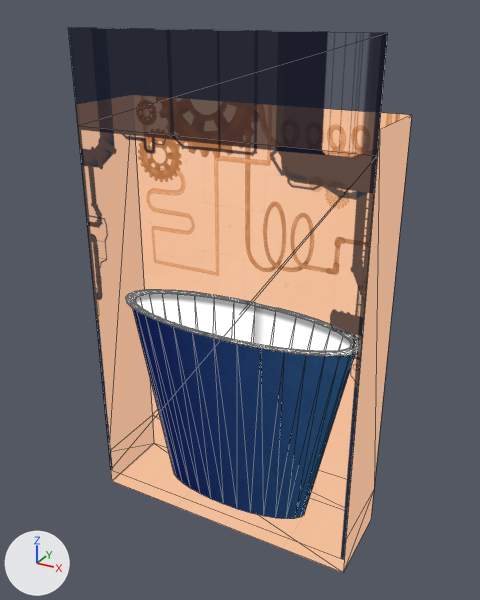
Before and after pictures for a commit that changed the glTF model public/assets/bounds/bounds.glb.
Camera for both pictures: a 50 mm camera at (6.93, -12.39, 4.73) aimed at (0.11, 0.01, -1.47). Arrows for +X, +Y and +Z are at lower left; the lights stay in place. Mesh edges are drawn as thin lines. Where no turn or scale is listed for an object, it has been applied to the vertices. Vertices at the same position are counted once.
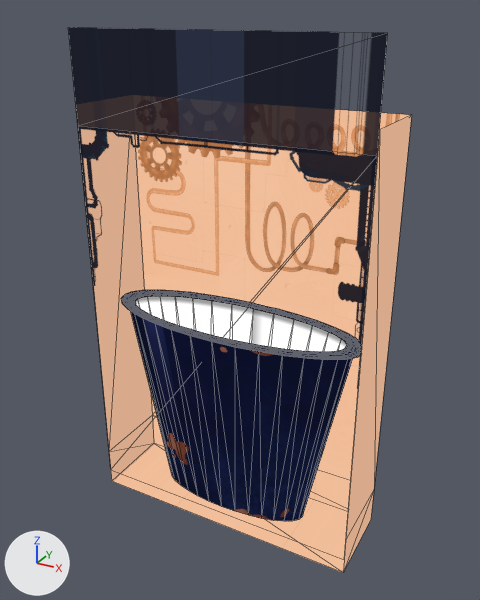
Commit message: add new bounds glb file

Boxes [x1, y1, x2, y2] around the edits, measured in the pictures (480 x 600 px):
'Plane', surface changed: [69, 28, 381, 560] in both
'Cylinder', surface changed, moved: before [133, 294, 355, 519]; after [131, 296, 353, 521]
'Cylinder.002', added: after [121, 290, 360, 360]
'Cylinder.001', reshaped, moved (not visible afterwards): before [125, 290, 358, 356]
part 1 of me_cylinder_002, built on: before [125, 297, 358, 356]

Patch to the scene script:
```diff
--- a/public/assets/bounds/bounds.glb.py
+++ b/public/assets/bounds/bounds.glb.py
@@ img_1er_plan_tuyaux_ok @@
+img_1er_plan_tuyaux_ok = load_image('1er-plan-tuyaux_OK', '_unpacked/1er-plan-tuyaux_OK', 1920, 2620, 'sRGB')
@@ img_whatsapp_image_2025_10_22_at_7_43_50_pm @@
+img_whatsapp_image_2025_10_22_at_7_43_50_pm = load_image('WhatsApp Image 2025-10-22 at 7.43.50 PM', '_unpacked/WhatsApp_Image_2025-10-22_at_7.43.50_PM', 1280, 1280, 'sRGB')
@@ mat_material_003 @@
 n5 = _N.new('ShaderNodeTexImage'); n5.name = 'Image Texture'
-n5.image = img_verre
+n5.image = img_whatsapp_image_2025_10_22_at_7_43_50_pm
 _L.new(n1.outputs[0], n3.inputs[0])  # 'Is Camera Ray' to 'Factor'
@@ mat_material_002 @@
 n6 = _N.new('ShaderNodeTexImage'); n6.name = 'Image Texture'
-n6.image = img_1er_plan_tuyaux
+n6.image = img_1er_plan_tuyaux_ok
 _L.new(n1.outputs[0], n3.inputs[0])  # 'Is Camera Ray' to 'Factor'
@@ mat_material_001 @@
+mat_material_001 = bpy.data.materials.new('Material.001')
+# nodes: BsdfTransparent, Emission, LightPath, MixShader, OutputMaterial
+# colours: black #0b1028
@@ me_cylinder_002 @@
 # used by ob_cylinder_001; location = (0.0, 0.0, -3.0)
-me_cylinder_002.from_pydata(...)  # 384 vertices, 768 faces; spans x -3.15..3.15, y -1.05..1.05, z 0.95..1.05
+me_cylinder_002.from_pydata(...)  # 429 vertices, 858 faces; spans x -3.14..3.12, y -1.05..1.05, z 0.95..1.05
+# me_cylinder_002 part 1: 43 vertices removed from x -3.15..3.15, y -1.05..1.05, z 0.95..1.05; 88 vertices added at x -3.14..3.12, y -1.05..1.05, z 0.95..1.05
 me_cylinder_002.materials.append(mat_material_004)
@@ me_cylinder_001 @@
+me_cylinder_001.from_pydata(...)  # 429 vertices, 858 faces; spans x -3.21..3.18, y -1.07..1.07, z 0.93..1.07
+me_cylinder_001.materials.append(mat_material_001)
@@ ob_cylinder @@
 ob_cylinder = bpy.data.objects.new('Cylinder', me_cylinder)
-ob_cylinder.location = (0.0, 0.0, -3.0)
+ob_cylinder.location = (0.0, -0.1, -3.0)
@@ ob_cylinder_001 @@
 ob_cylinder_001 = bpy.data.objects.new('Cylinder.001', me_cylinder_002)
-ob_cylinder_001.location = (0.0, 0.0, -3.0)
+ob_cylinder_001.location = (0.0, -0.1, -3.0)
@@ ob_cylinder_002 @@
+ob_cylinder_002 = bpy.data.objects.new('Cylinder.002', me_cylinder_001)
+ob_cylinder_002.location = (0.0, -0.1, -3.0)
```
